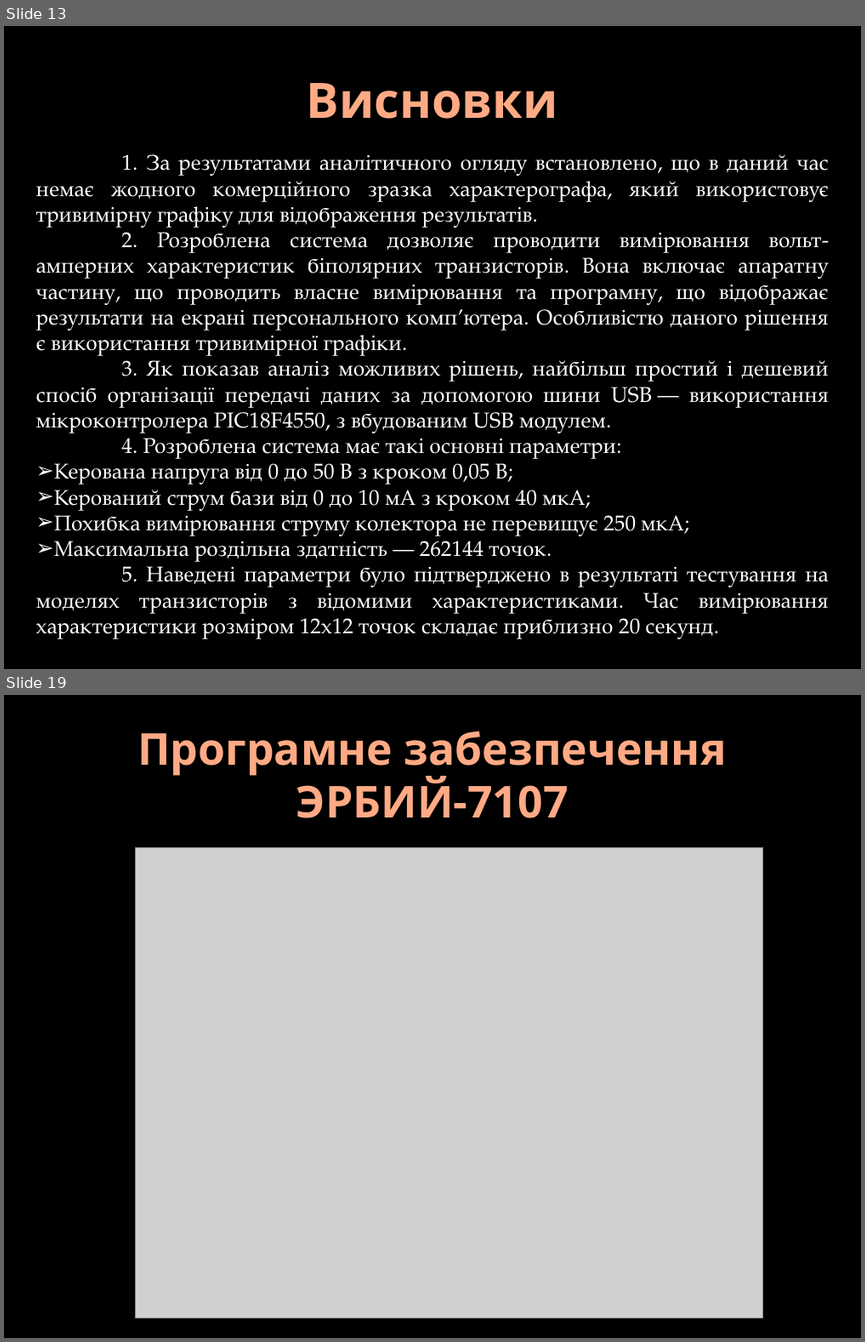
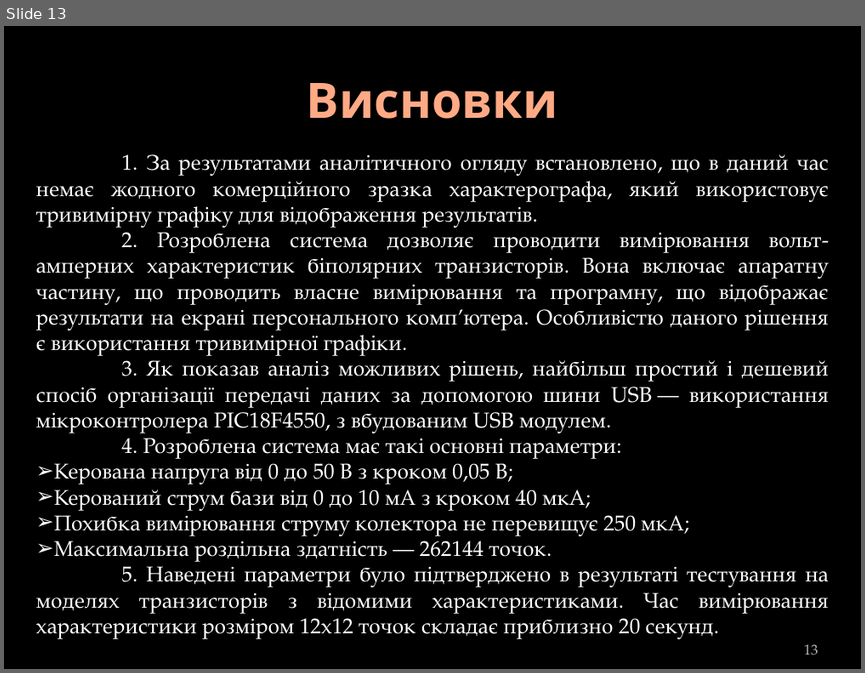
Before and after one commit to DoctorScrept/Temp, a slide deck: Report/DiplomReport.pptx. Shown one above the other, each under a label of ours: slides 13 and 19 before the commit, slide 13 after it; the slides between them are not shown. The pictures are 865x1342 and 865x673 pixels, drawn with LibreOffice and Linux fonts; fonts in the diff are those of the drawing; grey boxes stand for pictures; background and template pictures are left out. Boxes give left, top, right and bottom in pixels: in the first picture for what was removed or moved away, otherwise in the second. Text is boxed around its words. In the diff, an @@ line names an element or a change of style, - is before the commit and + after.

```diff
--- a/Report/DiplomReport.pptx
+++ b/Report/DiplomReport.pptx
@@ slide 19 removed at bbox=[4, 695, 861, 1338], background picture (left out) @@
@@ title removed at bbox=[137, 731, 726, 818] @@
-Програмне забезпечення ЭРБИЙ-7107
@@ picture removed at bbox=[136, 847, 763, 1317] @@
@@ slide 13 changed as well @@
@@ page number added at bbox=[804, 644, 818, 655], 12 pt, text #BDBDBD @@
+13
```
Also in this commit, not shown: 12 other slides changed, 7 other slides removed, 5 other files.
